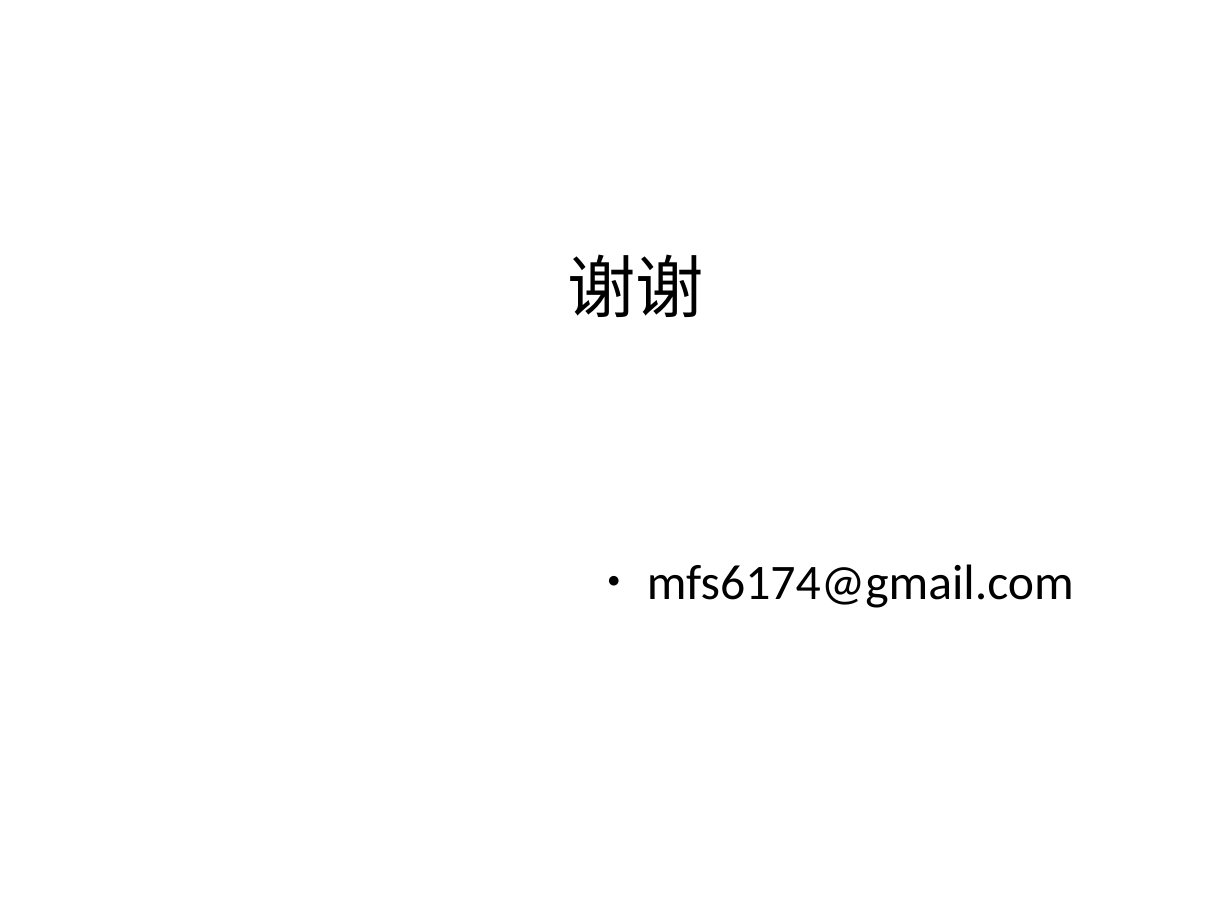
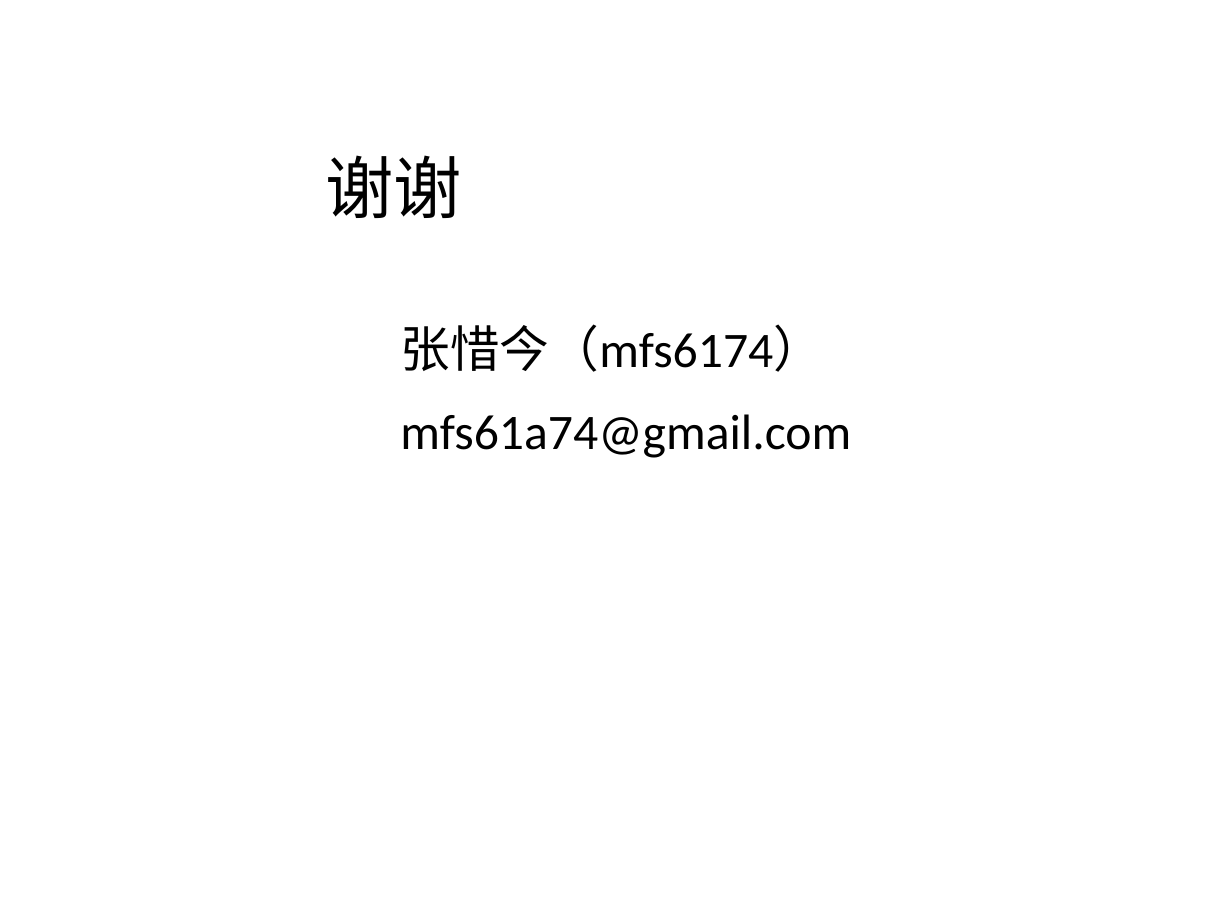
Before and after one commit to mfs6174/mfs6174-ACM, a slide deck: slide 18 of dpppt2.odp. Drawn at 1232x924 pixels with LibreOffice and Linux fonts; fonts in the diff are those of the drawing; background and template pictures are left out. Boxes give left, top, right and bottom in pixels: in the first picture for what was removed or moved away, otherwise in the second. Text is boxed around its words. In the diff, an @@ line names an element or a change of style, - is before the commit and + after.

```diff
--- a/dpppt2.odp
+++ b/dpppt2.odp
@@ title "谢谢": place and size @@
-title "谢谢" at [567, 254, 704, 317]
+title "谢谢" at [325, 155, 462, 218]
@@ text at [400, 324, 851, 458]: text changed @@
-● mfs6174@gmail.com
+● 张惜今（mfs6174）
+● mfs61a74@gmail.com
```
Also in this commit, not shown: 17 other slides changed.
